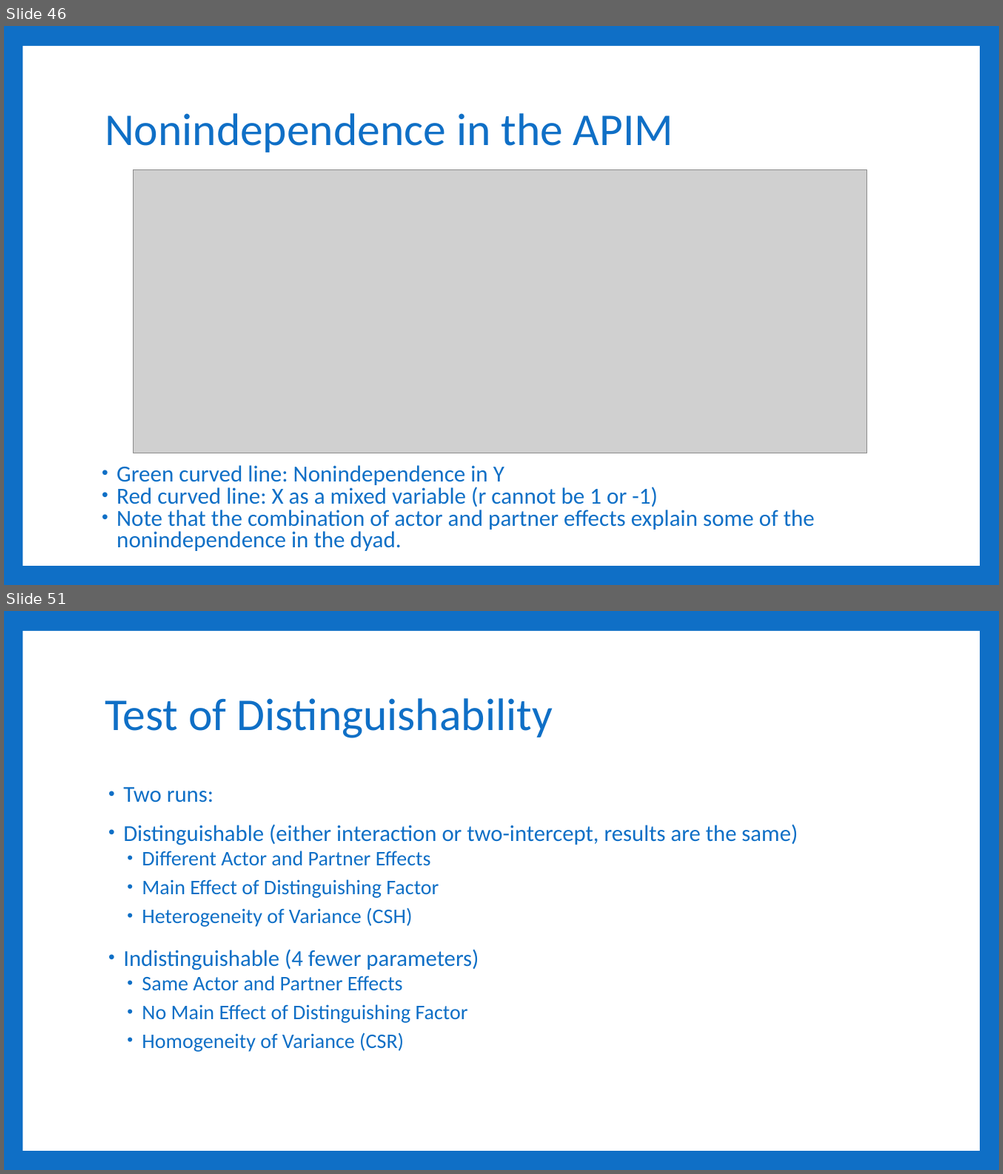
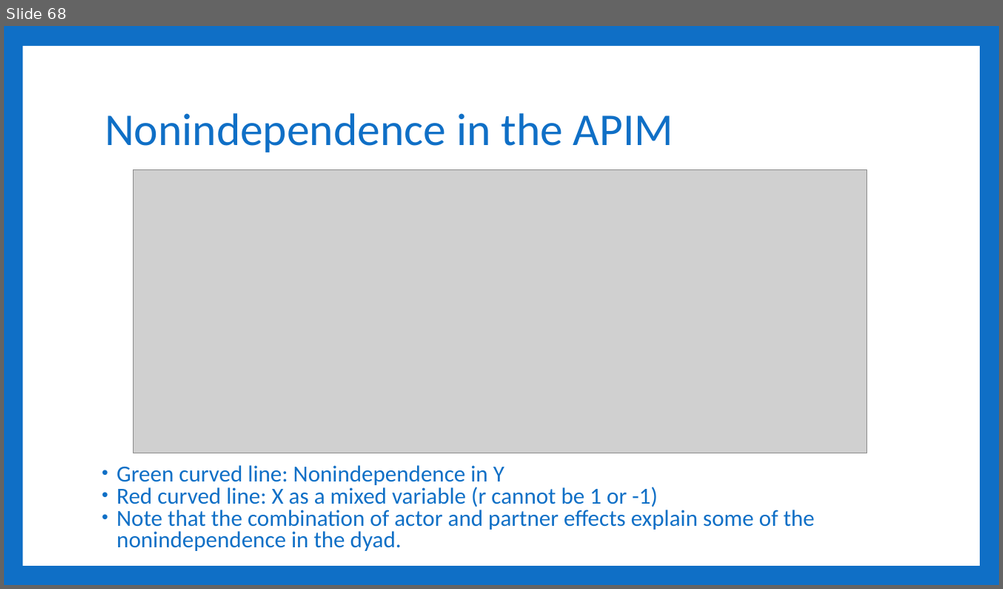
Before and after one commit to RandiLGarcia/smith-r-workshop, a slide deck: docs/Day 3 Slides.pptx. Shown one above the other, each under a label of ours: slides 46 and 51 before the commit, slide 68 after it; the slides between them are not shown. The pictures are 1003x1174 and 1003x589 pixels, drawn with LibreOffice and Linux fonts; fonts in the diff are those of the drawing; grey boxes stand for pictures. Boxes give left, top, right and bottom in pixels: in the first picture for what was removed or moved away, otherwise in the second. Text is boxed around its words. In the diff, an @@ line names an element or a change of style, - is before the commit and + after.

```diff
--- a/docs/Day 3 Slides.pptx
+++ b/docs/Day 3 Slides.pptx
@@ slide 51 removed at <box>4,611,999,1170</box>, background #0F6FC6; not listed: 1 template element that a slide beside it also shows @@
@@ title removed at <box>105,698,552,738</box> @@
-Test of Distinguishability
@@ text removed at <box>123,787,797,1052</box> @@
-• Two runs:
-• Distinguishable (either interaction or two-intercept, results are the same)
-  • Different Actor and Partner Effects
-  • Main Effect of Distinguishing Factor
-  • Heterogeneity of Variance (CSH)
-• Indistinguishable (4 fewer parameters)
-  • Same Actor and Partner Effects
-  • No Main Effect of Distinguishing Factor
-  • Homogeneity of Variance (CSR)
@@ what was slide 46 is now slide 68 @@
```
Also in this commit, not shown: 2 slides changed, 23 slides added, 59 other slides removed, 33 other files.
